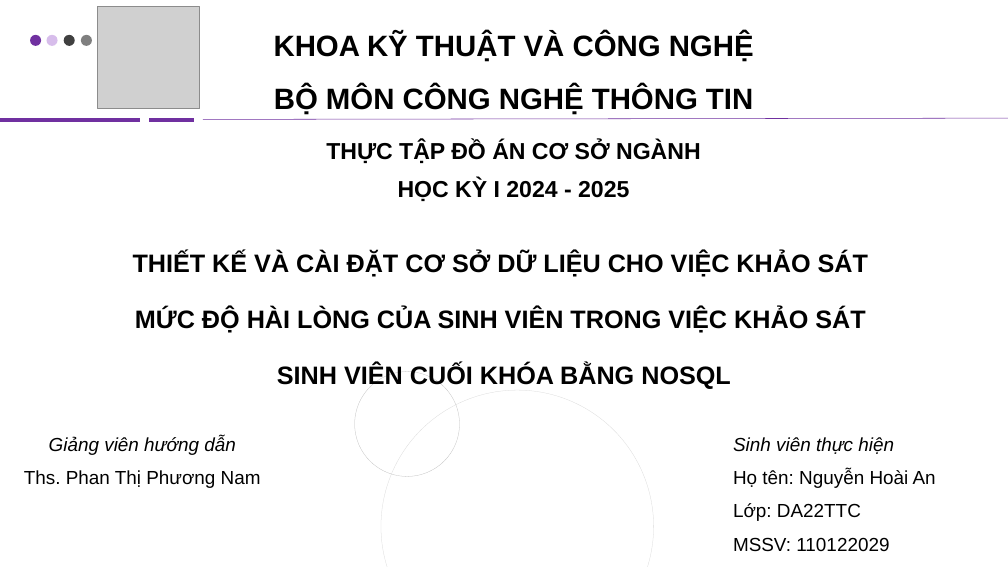
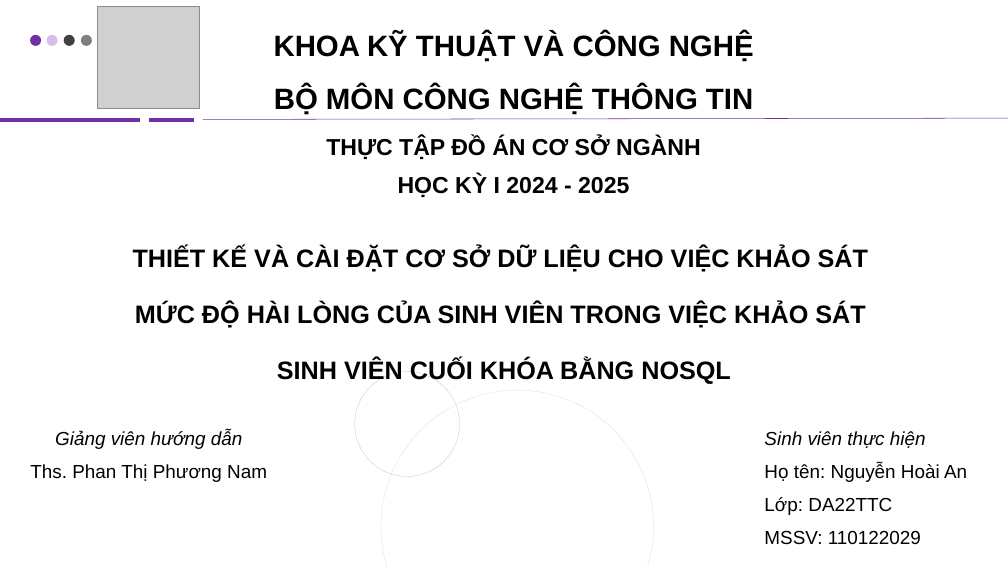
Before and after one commit to annh5393/csn-da22ttc-nguyenhoaian-dbkhaosatcuoikhoa-mongodb, a slide deck: slide 1 of thesis/abs/SlideBaoCao_CSN.pptx. Drawn at 1008x567 pixels with LibreOffice and Linux fonts; fonts in the diff are those of the drawing; grey boxes stand for pictures. Boxes give left, top, right and bottom in pixels: in the first picture for what was removed or moved away, otherwise in the second. Text is boxed around its words. In the diff, an @@ line names an element or a change of style, - is before the commit and + after.

```diff
--- a/thesis/abs/SlideBaoCao_CSN.pptx
+++ b/thesis/abs/SlideBaoCao_CSN.pptx
@@ text "THỰC TẬP ĐỒ ÁN CƠ ...": place and size @@
-text "THỰC TẬP ĐỒ ÁN CƠ ..." at box(326, 140, 701, 201)
+text "THỰC TẬP ĐỒ ÁN CƠ ..." at box(326, 137, 701, 197)
@@ text "THIẾT KẾ VÀ CÀI ĐẶT ...": place and size @@
-text "THIẾT KẾ VÀ CÀI ĐẶT ..." at box(133, 252, 868, 390)
+text "THIẾT KẾ VÀ CÀI ĐẶT ..." at box(133, 247, 868, 385)
@@ text "Giảng viên hướng dẫn": place and size @@
-text "Giảng viên hướng dẫn" at box(24, 437, 261, 488)
+text "Giảng viên hướng dẫn" at box(30, 430, 267, 482)
@@ text "Sinh viên thực hiện": place and size @@
-text "Sinh viên thực hiện" at box(733, 437, 936, 552)
+text "Sinh viên thực hiện" at box(764, 431, 967, 545)
```
Also in this commit, not shown: 2 other slides changed.
